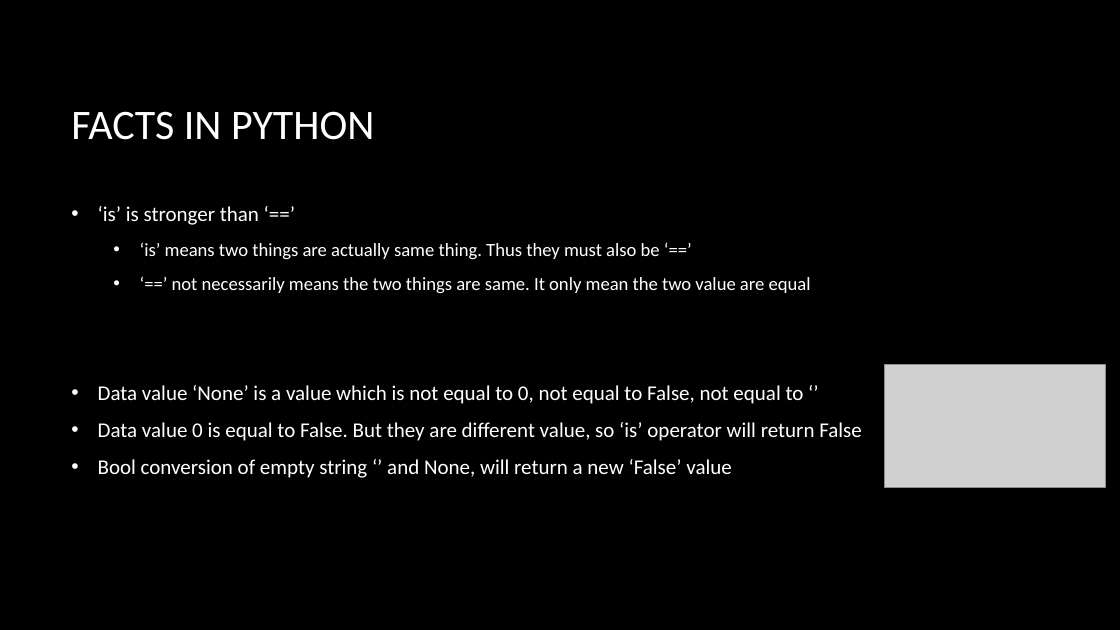
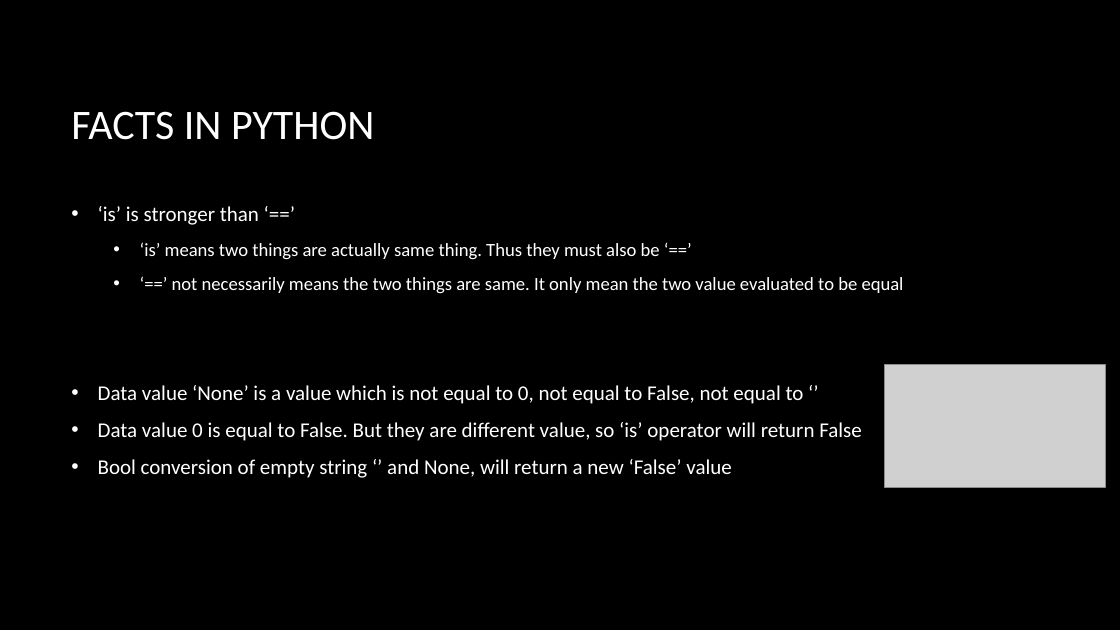
Before and after one commit to bon-netizen/Python-Class-Beginner, a slide deck: slide 3 of Py B - unit 1b.pptx. Drawn at 1120x630 pixels with LibreOffice and Linux fonts; fonts in the diff are those of the drawing; grey boxes stand for pictures; background and template pictures are left out. Boxes give left, top, right and bottom in pixels: in the first picture for what was removed or moved away, otherwise in the second. Text is boxed around its words. In the diff, an @@ line names an element or a change of style, - is before the commit and + after.

```diff
--- a/Py B - unit 1b.pptx
+++ b/Py B - unit 1b.pptx
@@ text at (172,277,904,294): text changed @@
-  • ‘==’ not necessarily means the two things are same. It only mean the two value are equal
+  • ‘==’ not necessarily means the two things are same. It only mean the two value evaluated to be equal
```
Also in this commit, not shown: 1 slide added, 5 other files.
